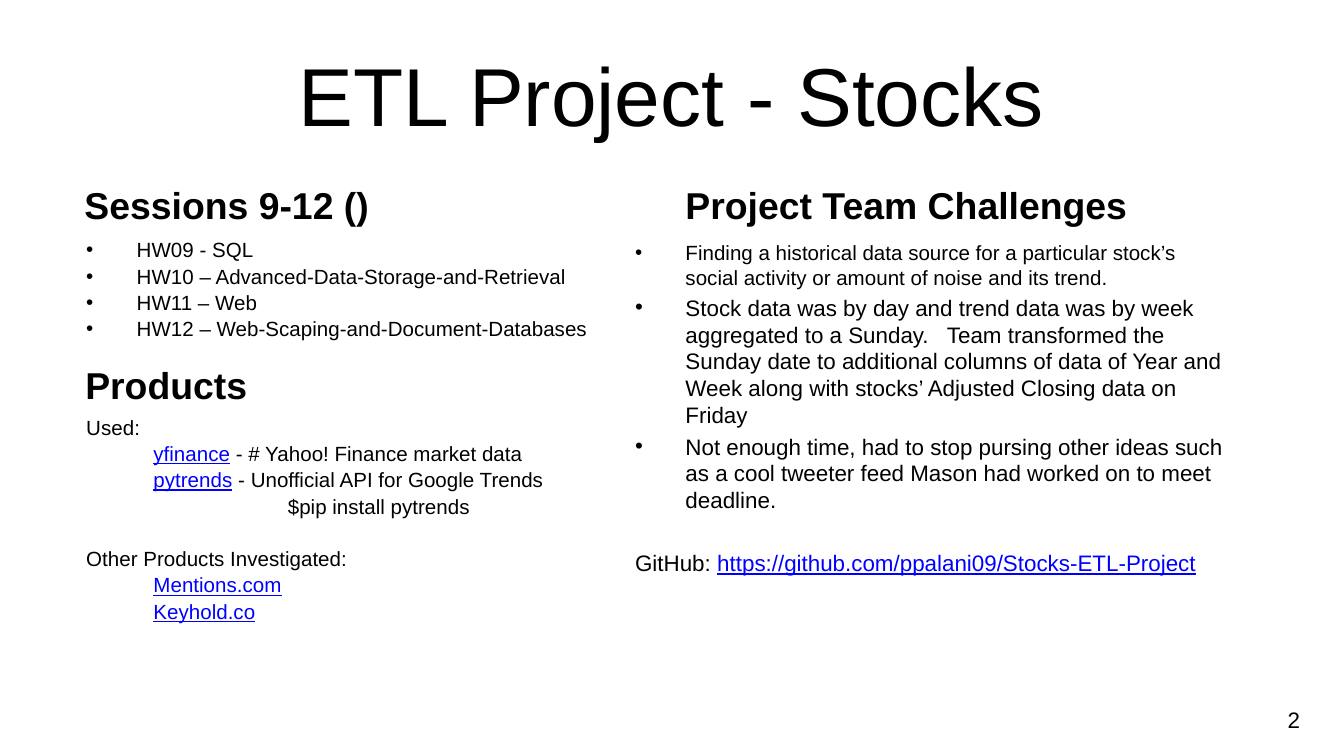
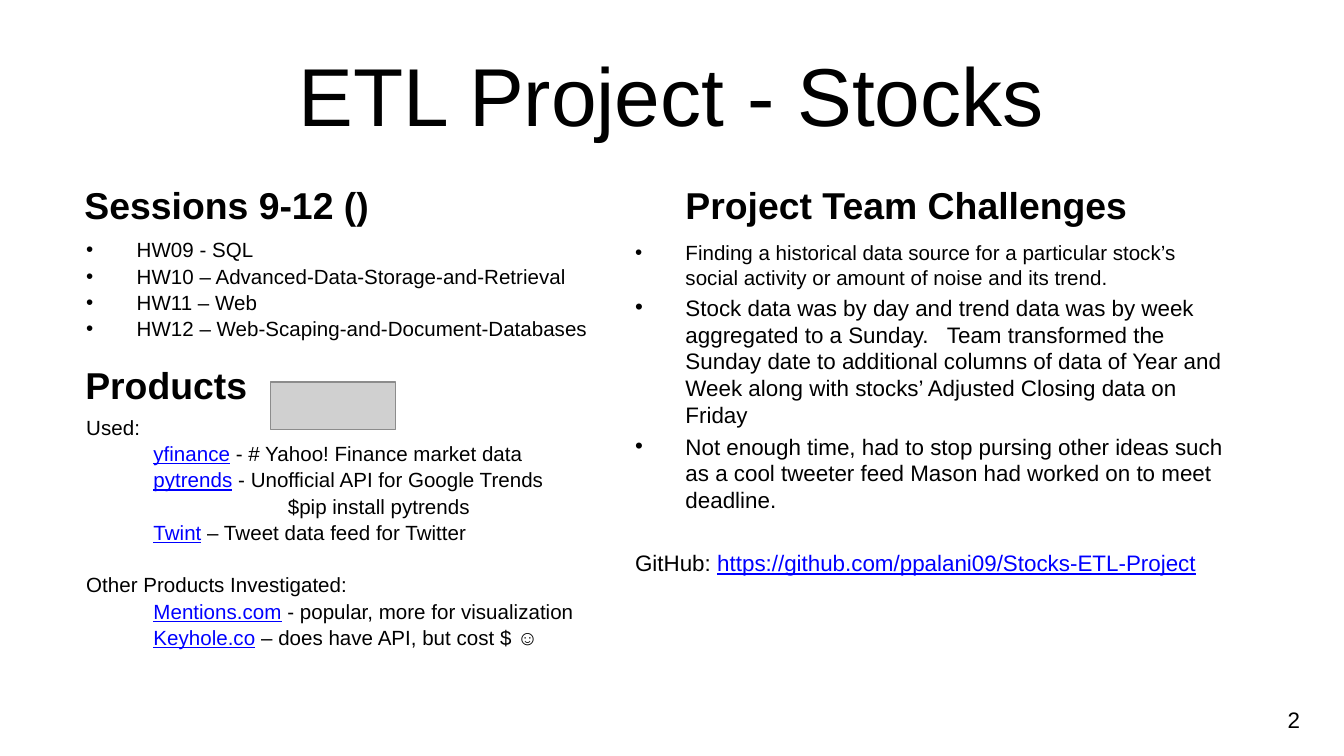
Before and after one commit to CCC-GH/Stocks-ETL-Project, a slide deck: slide 3 of NU-Project2_Stocks.pptx. Drawn at 1344x756 pixels with LibreOffice and Linux fonts; fonts in the diff are those of the drawing; grey boxes stand for pictures; background and template pictures are left out. Boxes give left, top, right and bottom in pixels: in the first picture for what was removed or moved away, otherwise in the second. Text is boxed around its words. In the diff, an @@ line names an element or a change of style, - is before the commit and + after.

```diff
--- a/NU-Project2_Stocks.pptx
+++ b/NU-Project2_Stocks.pptx
@@ picture added at <box>270,382,395,429</box> @@
@@ text at <box>153,525,466,543</box>: paragraph added @@
+Twint – Tweet data feed for Twitter
@@ text at <box>153,604,573,650</box>: text changed; text colour #0000FF to #000000 @@
-Mentions.com
-Keyhold.co
+Mentions.com - popular, more for visualization
+Keyhole.co – does have API, but cost $ ☺
```
Also in this commit, not shown: 3 other slides changed, 1 slide added.
